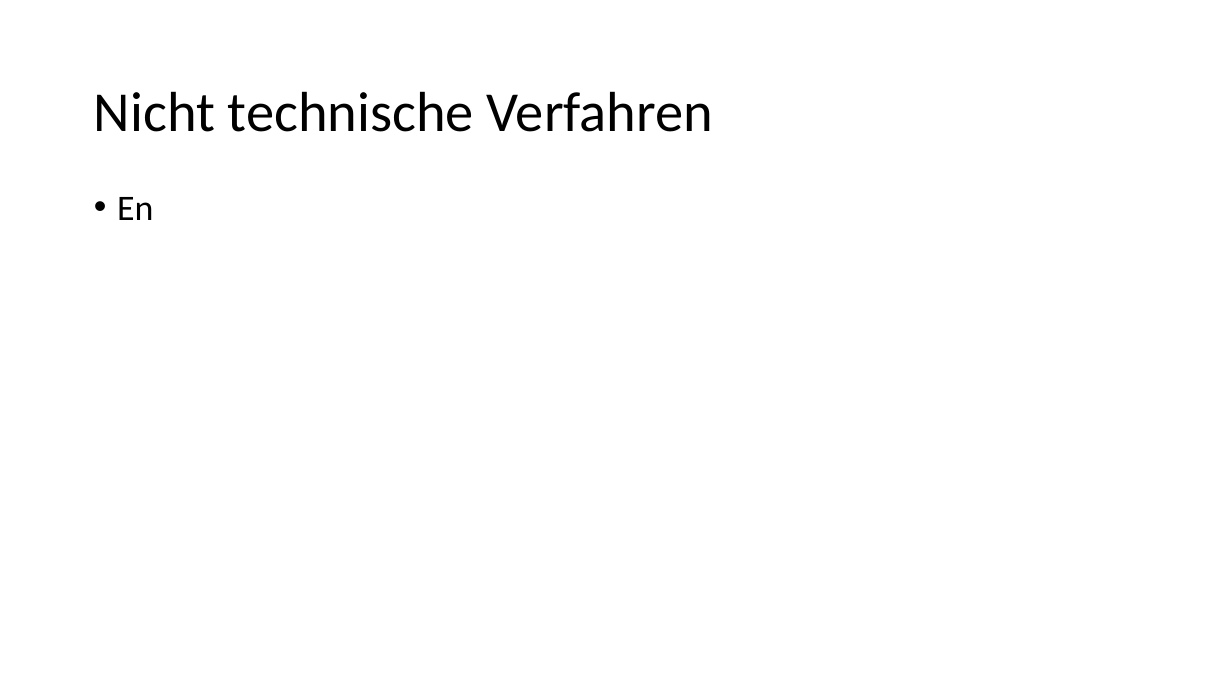
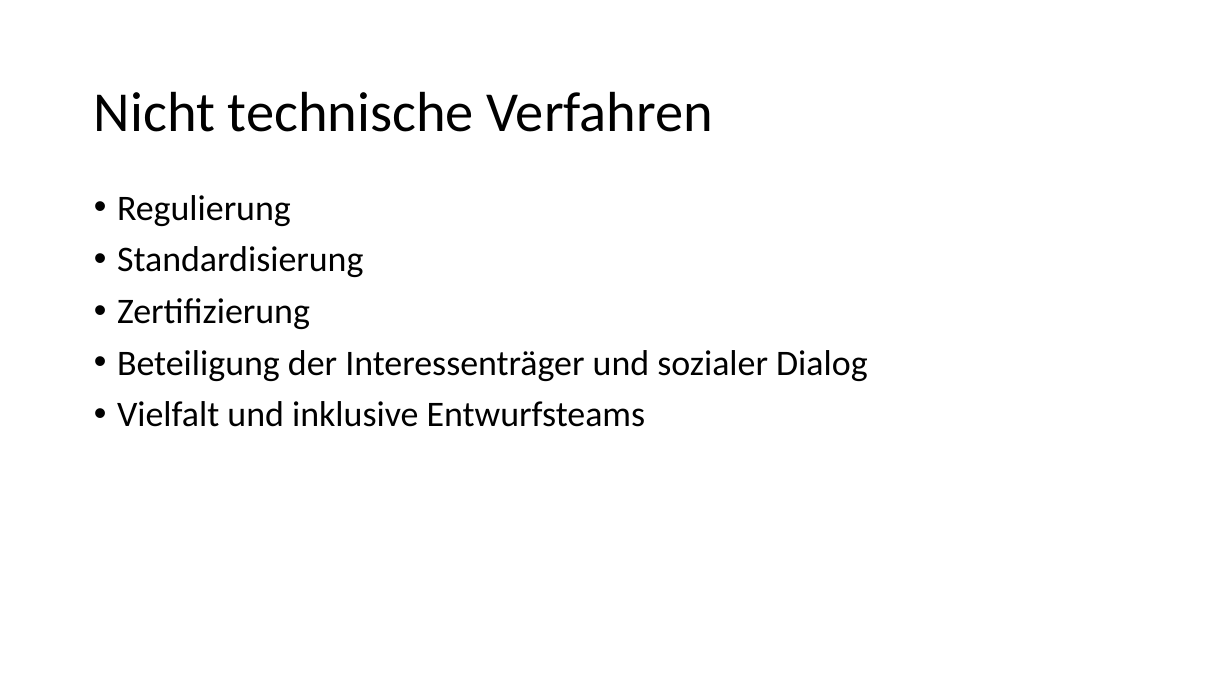
Before and after one commit to bosinoliver/ros-kinect-roboticarm, a slide deck: slide 21 of Kognitive Systeme Vortrag/Ethics in AI.pptx (slide 20 before the commit). Drawn at 1232x693 pixels with LibreOffice and Linux fonts; fonts in the diff are those of the drawing; background and template pictures are left out. Boxes give left, top, right and bottom in pixels: in the first picture for what was removed or moved away, otherwise in the second. Text is boxed around its words. In the diff, an @@ line names an element or a change of style, - is before the commit and + after.

```diff
--- a/Kognitive Systeme Vortrag/Ethics in AI.pptx
+++ b/Kognitive Systeme Vortrag/Ethics in AI.pptx
@@ text at [117, 195, 867, 427]: text changed @@
-• En
+• Regulierung
+• Standardisierung
+• Zertifizierung
+• Beteiligung der Interessenträger und sozialer Dialog
+• Vielfalt und inklusive Entwurfsteams
```
Also in this commit, not shown: 2 other slides changed, 2 slides added, 2 other files.
